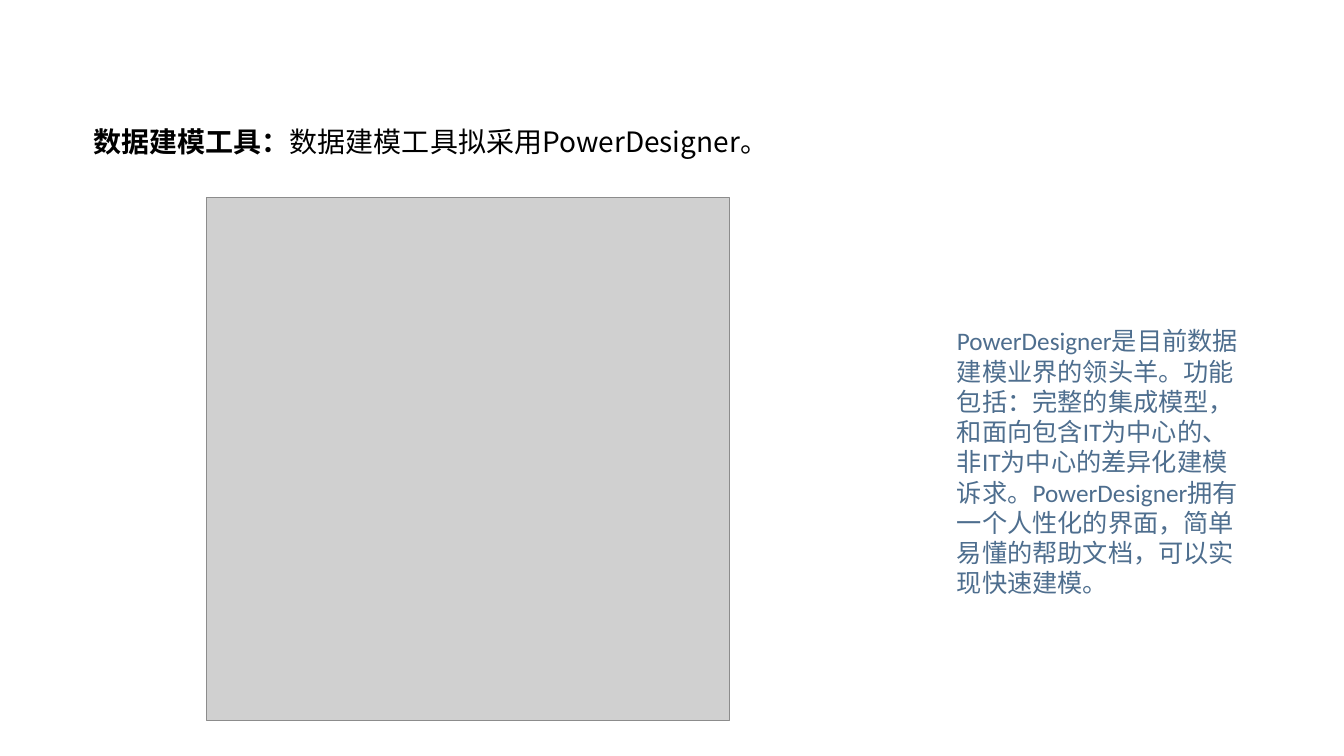
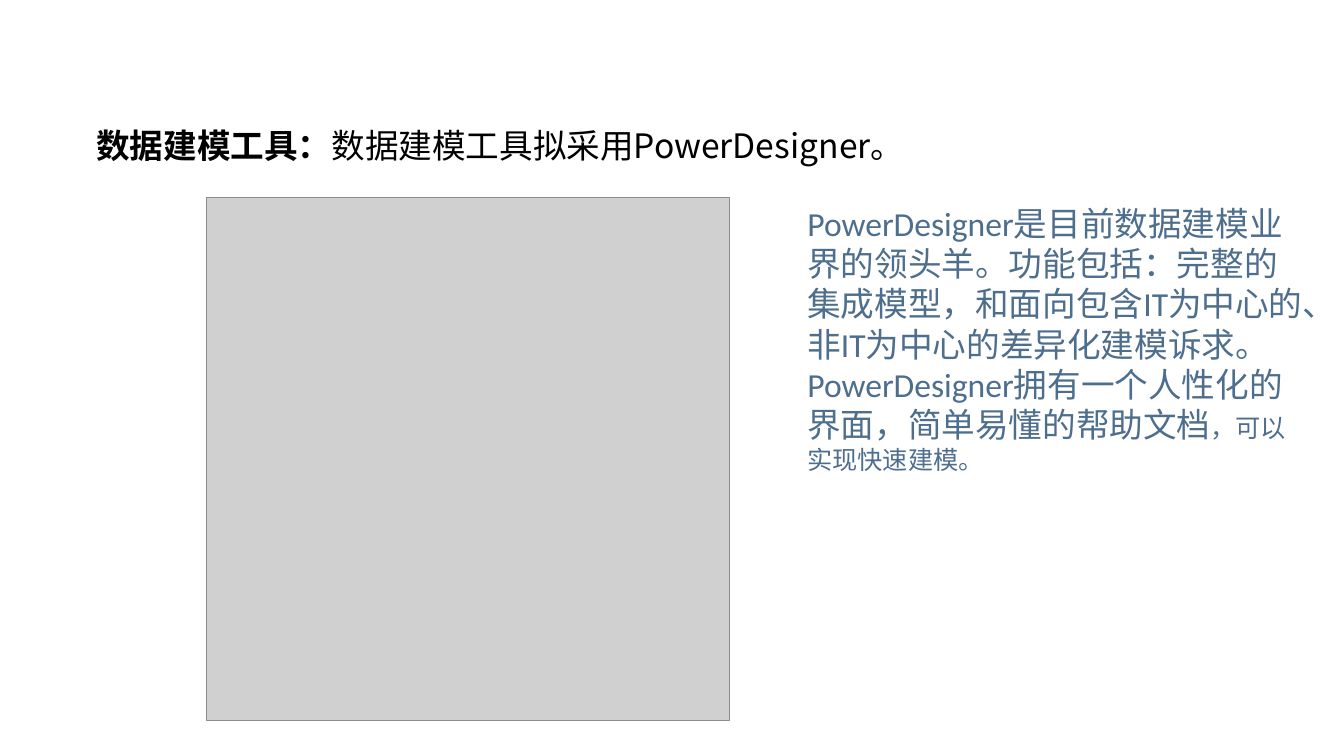
Before and after one commit to chendaye/Interview_xmind, a slide deck: slide 19 of graduate/开题报告-陈小龙.pptx (slide 17 before the commit). Drawn at 1344x756 pixels with LibreOffice and Linux fonts; fonts in the diff are those of the drawing; grey boxes stand for pictures. Boxes give left, top, right and bottom in pixels: in the first picture for what was removed or moved away, otherwise in the second. Text is boxed around its words. In the diff, an @@ line names an element or a change of style, - is before the commit and + after.

```diff
--- a/graduate/开题报告-陈小龙.pptx
+++ b/graduate/开题报告-陈小龙.pptx
@@ text "数据建模工具：数据建模工具拟采用PowerDesigner。" at <box>96,129,904,167</box>: size 20 to 24 pt @@
@@ text "PowerDesigner是目前数据建模业界的领头羊。功能包括：完整的集成模型，和面向包含IT为中心的、非IT为中心的差 ...": place and size @@
-text "PowerDesigner是目前数据建模业界的领头羊。功能包括：完整的集成模型，和面向包含IT为中心的、非IT为中心的差 ..." at <box>957,360,1238,594</box>
+text "PowerDesigner是目前数据建模业界的领头羊。功能包括：完整的集成模型，和面向包含IT为中心的、非IT为中心的差 ..." at <box>807,247,1336,471</box>
@@ text "PowerDesigner是目前数据建模业界的领头羊。功能包括：完整的集成模型，和面向包含IT为中心的、非IT为中心的差 ..." at <box>807,247,1336,471</box>: size 18 to 24 pt @@
```
Also in this commit, not shown: 11 other slides changed, 9 slides added, 5 slides removed.
